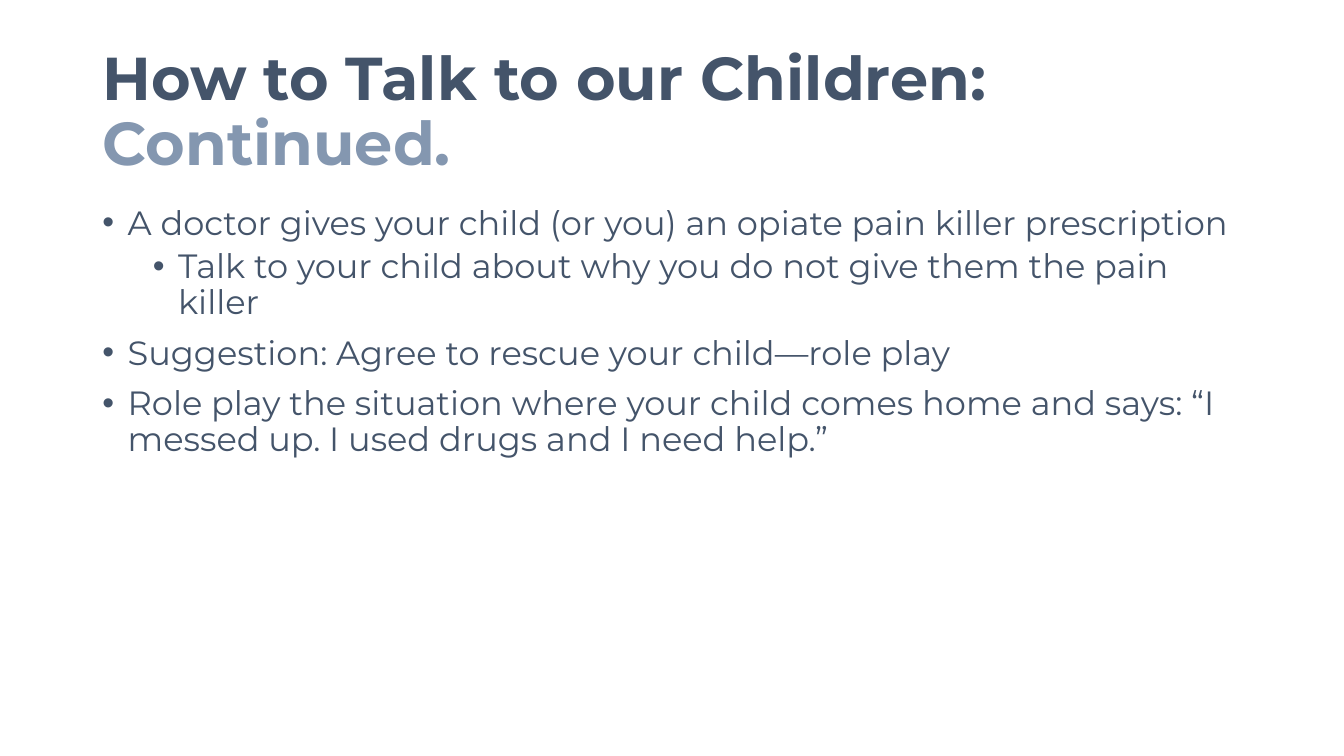
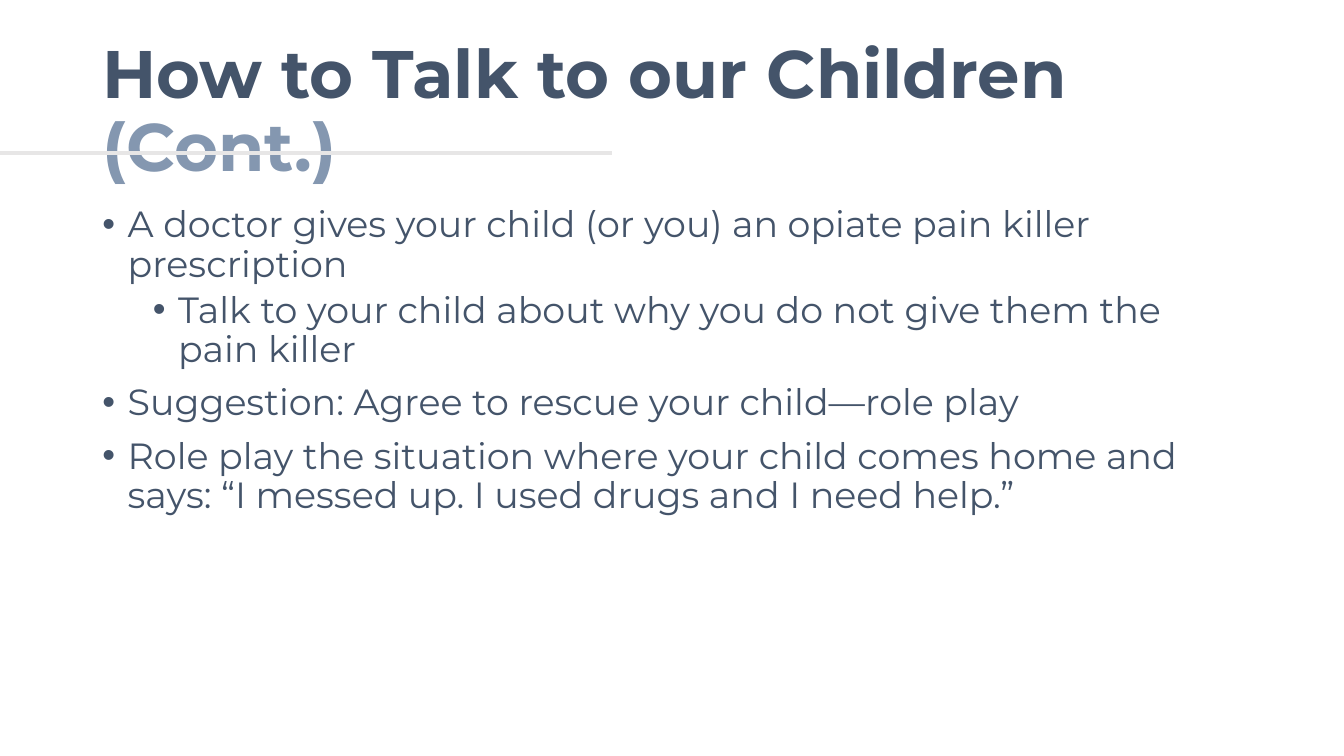
Before and after one commit to avifarah/Know-the-signs-when-and-how-talk-about-drugs, a slide deck: slide 9 of Know the Signs_When and How to Talk about Drugs.pptx. Drawn at 1344x756 pixels with LibreOffice and Linux fonts; fonts in the diff are those of the drawing. Boxes give left, top, right and bottom in pixels: in the first picture for what was removed or moved away, otherwise in the second. Text is boxed around its words. In the diff, an @@ line names an element or a change of style, - is before the commit and + after.

```diff
--- a/Know the Signs_When and How to Talk about Drugs.pptx
+++ b/Know the Signs_When and How to Talk about Drugs.pptx
@@ title at (102, 45, 1067, 184): text changed; size 43.2 to 48 pt @@
-How to Talk to our Children:
-Continued.
+How to Talk to our Children (Cont.)
@@ line added from (0, 152) to (612, 152), #E7E6E6 3 pt @@
@@ text "A doctor gives your child ..." at (128, 210, 1177, 516): size 24 to 26 pt @@
```
Also in this commit, not shown: 14 other slides changed.
